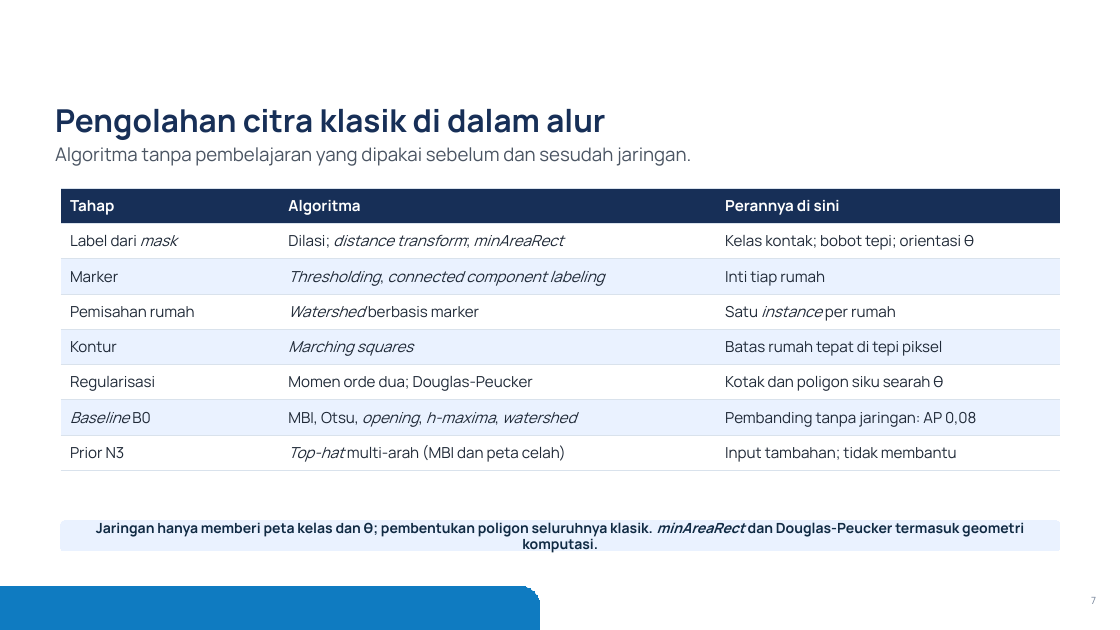
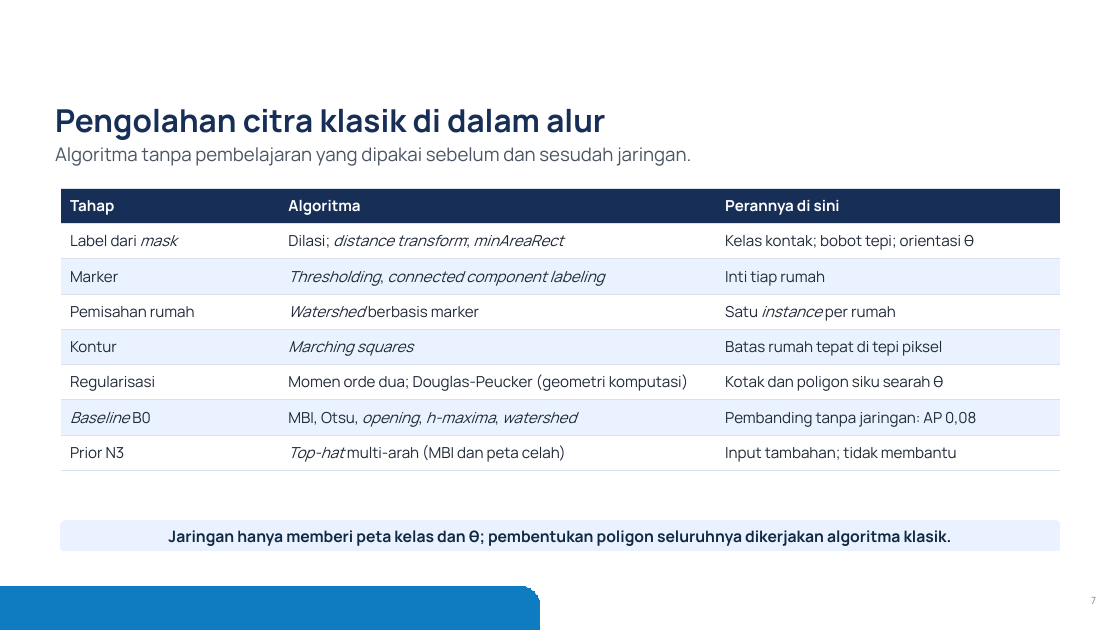
Before and after one commit to mahathirmuh/building-footprint-extraction, a slide deck: slide 7 of slides/densepoly.pptx. Drawn at 1120x630 pixels with LibreOffice and Linux fonts; fonts in the diff are those of the drawing; background and template pictures are left out. Boxes give left, top, right and bottom in pixels: in the first picture for what was removed or moved away, otherwise in the second. Text is boxed around its words. In the diff, an @@ line names an element or a change of style, - is before the commit and + after.

Commit message:
Classical slide: one-line key message; record the two new slides

```diff
--- a/slides/densepoly.pptx
+++ b/slides/densepoly.pptx
@@ table at [60, 188, 1060, 466] @@
-row 6, column 2: Momen orde dua; Douglas-Peucker
+row 6, column 2: Momen orde dua; Douglas-Peucker (geometri komputasi)
@@ text in rounded rectangle at [168, 530, 952, 546]: text changed; size 12 to 13.5 pt @@
-Jaringan hanya memberi peta kelas dan θ; pembentukan poligon seluruhnya klasik. minAreaRect dan Douglas-Peucker termasuk geometri komputasi.
+Jaringan hanya memberi peta kelas dan θ; pembentukan poligon seluruhnya dikerjakan algoritma klasik.
```
Also in this commit, not shown: 3 other files.
